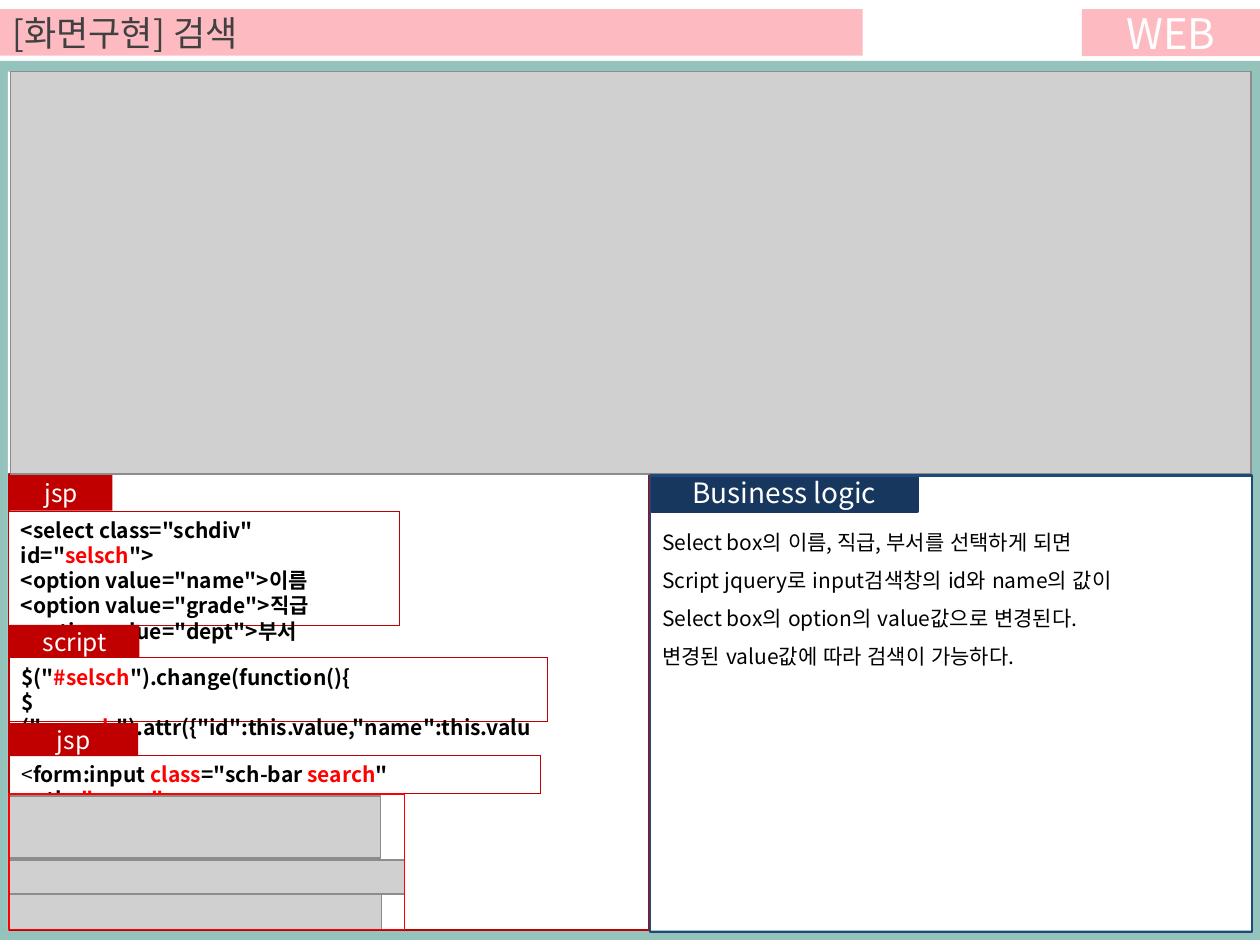
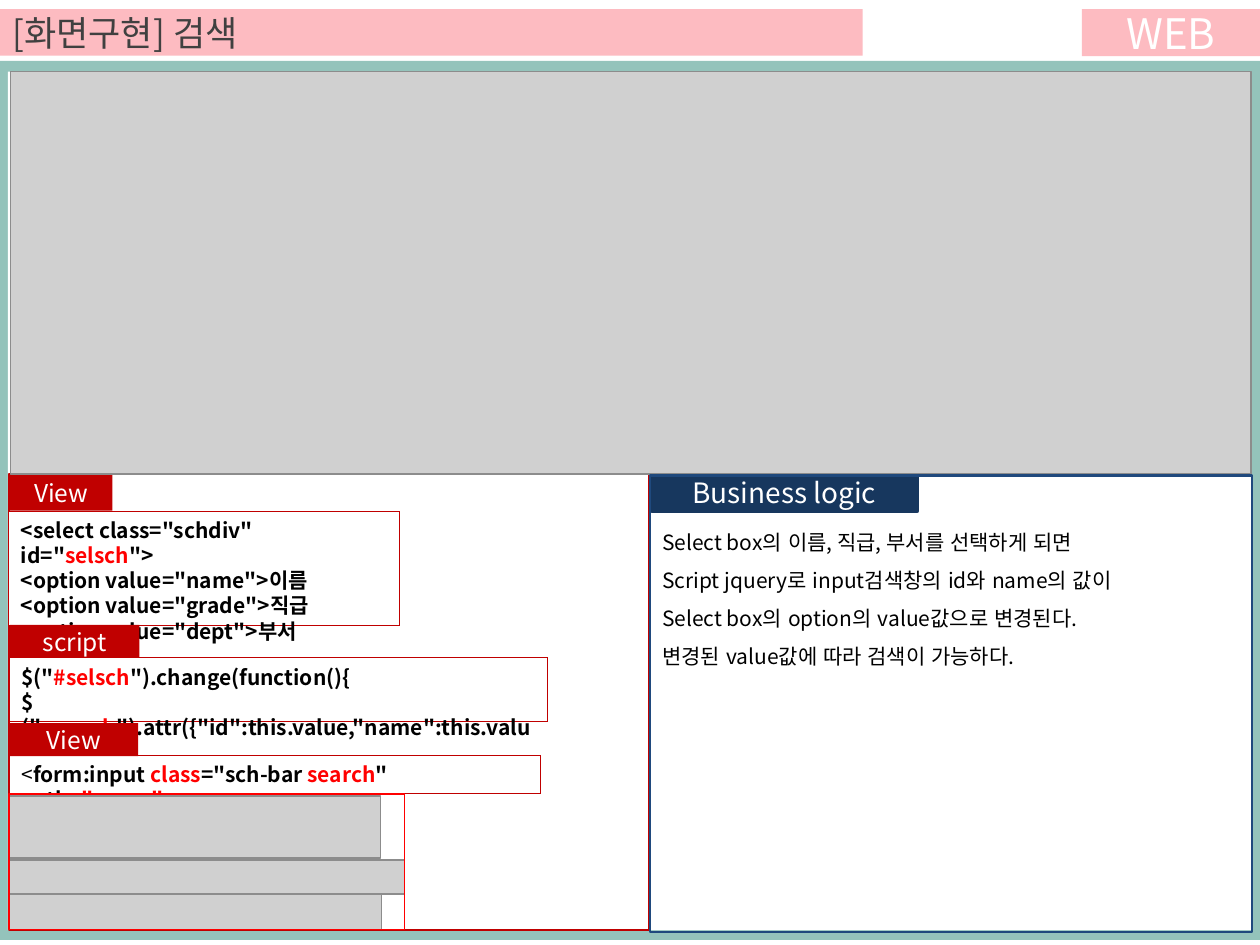
Before and after one commit to ezenteam03/project06, a slide deck: slide 12 of WebContent/HANA/PPT/0608 최종본 김형준.pptx. Drawn at 1260x945 pixels with LibreOffice and Linux fonts; fonts in the diff are those of the drawing; grey boxes stand for pictures. Boxes give left, top, right and bottom in pixels: in the first picture for what was removed or moved away, otherwise in the second. Text is boxed around its words. In the diff, an @@ line names an element or a change of style, - is before the commit and + after.

```diff
--- a/WebContent/HANA/PPT/0608 최종본 김형준.pptx
+++ b/WebContent/HANA/PPT/0608 최종본 김형준.pptx
@@ text in rectangle at (x1=34, y1=483, x2=88, y2=503): text changed @@
-jsp
+View
@@ text in rectangle at (x1=46, y1=730, x2=100, y2=750): text changed @@
-jsp
+View
```
